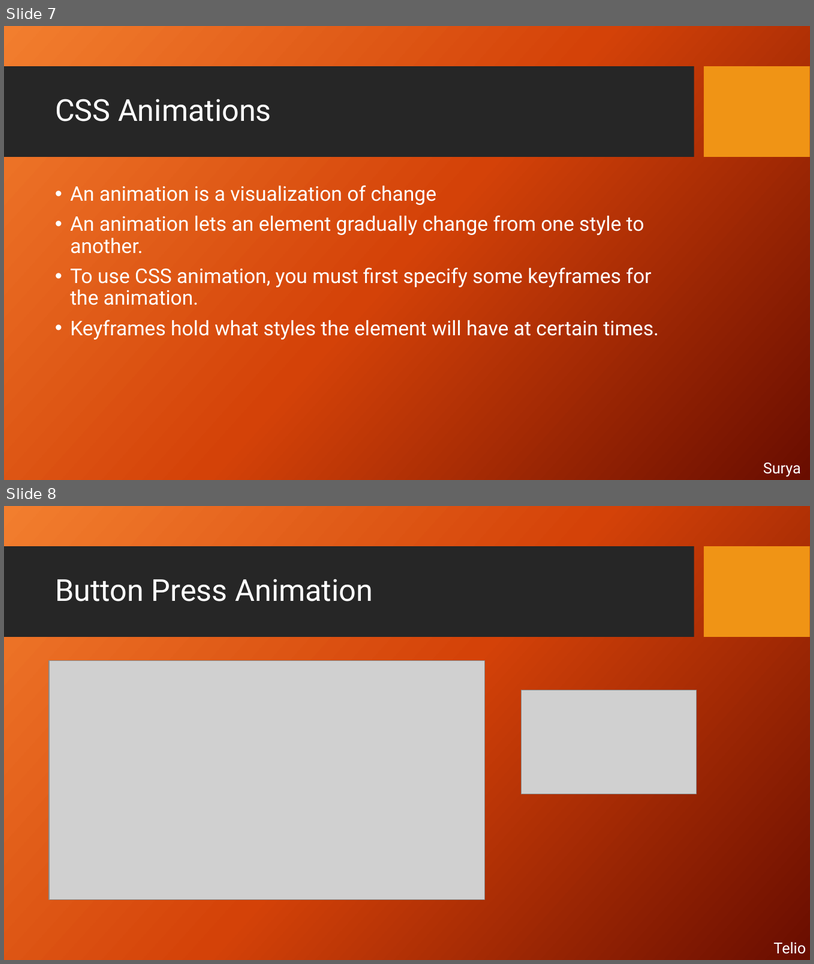
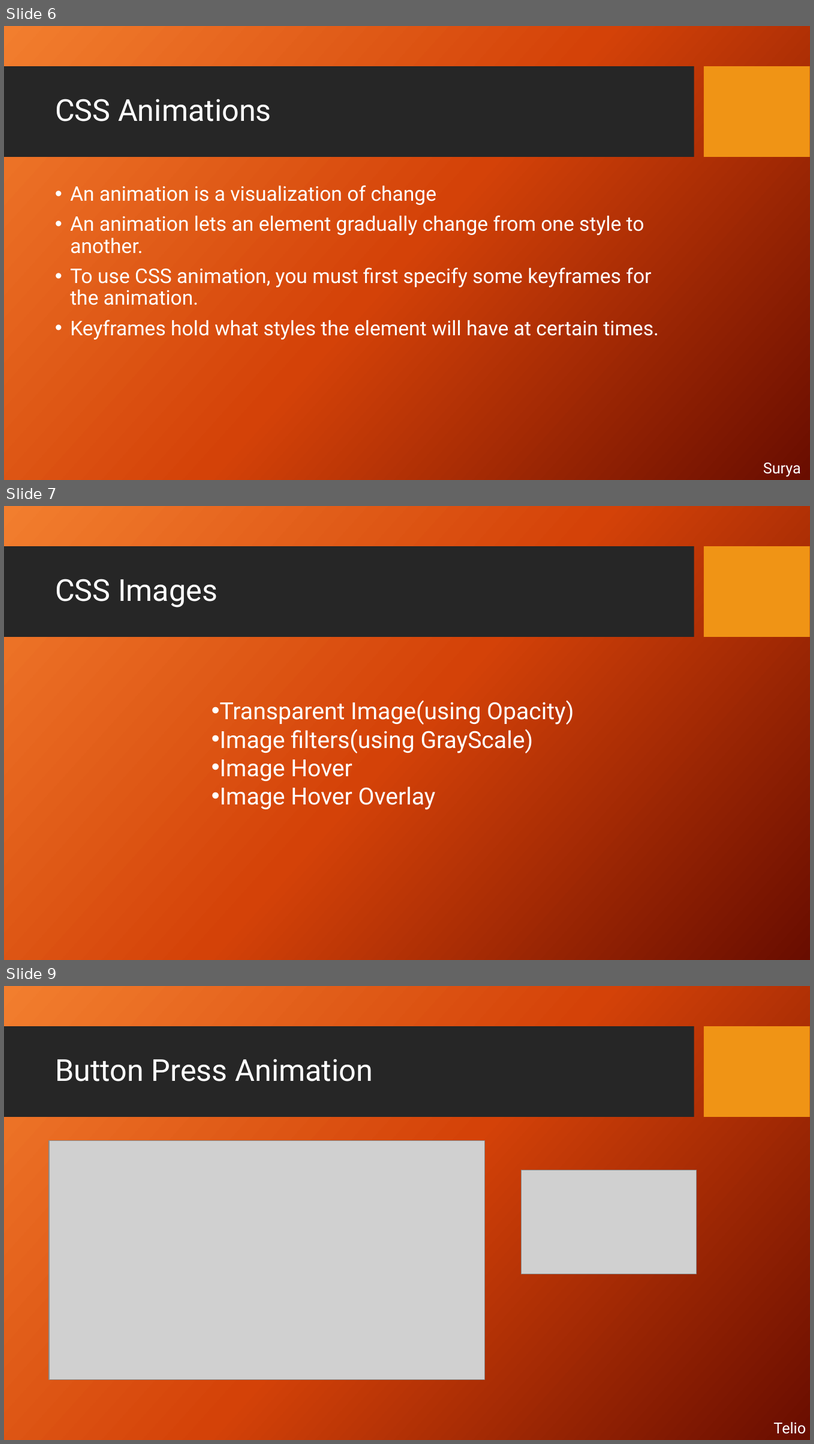
Before and after one commit to SonamGadkari/Project, a slide deck: web apps Presentation.pptx. Shown one above the other, each under a label of ours: slides 7 and 8 before the commit, slides 6, 7 and 9 after it; the slides between them are not shown. The pictures are 814x964 and 814x1444 pixels, drawn with LibreOffice and Linux fonts; fonts in the diff are those of the drawing; grey boxes stand for pictures; background and template pictures are left out. Boxes give left, top, right and bottom in pixels: in the first picture for what was removed or moved away, otherwise in the second. Text is boxed around its words. In the diff, an @@ line names an element or a change of style, - is before the commit and + after.

```diff
--- a/web apps Presentation.pptx
+++ b/web apps Presentation.pptx
@@ slide 7 added at <box>4,506,810,960</box>, background picture (left out); not listed: 2 template elements that a slide beside it also shows @@
@@ title added at <box>55,579,218,607</box>, 36 pt, text #FFFFFF @@
+CSS Images
@@ text added at <box>220,700,574,810</box>, 28 pt, text #FFFFFF @@
+• Transparent Image(using Opacity)
+• Image filters(using GrayScale)
+• Image Hover
+• Image Hover Overlay
@@ what was slide 7 is now slide 6 @@
@@ what was slide 8 is now slide 9 @@
```
Also in this commit, not shown: 1 other slide added, 1 slide removed, 4 other files.
